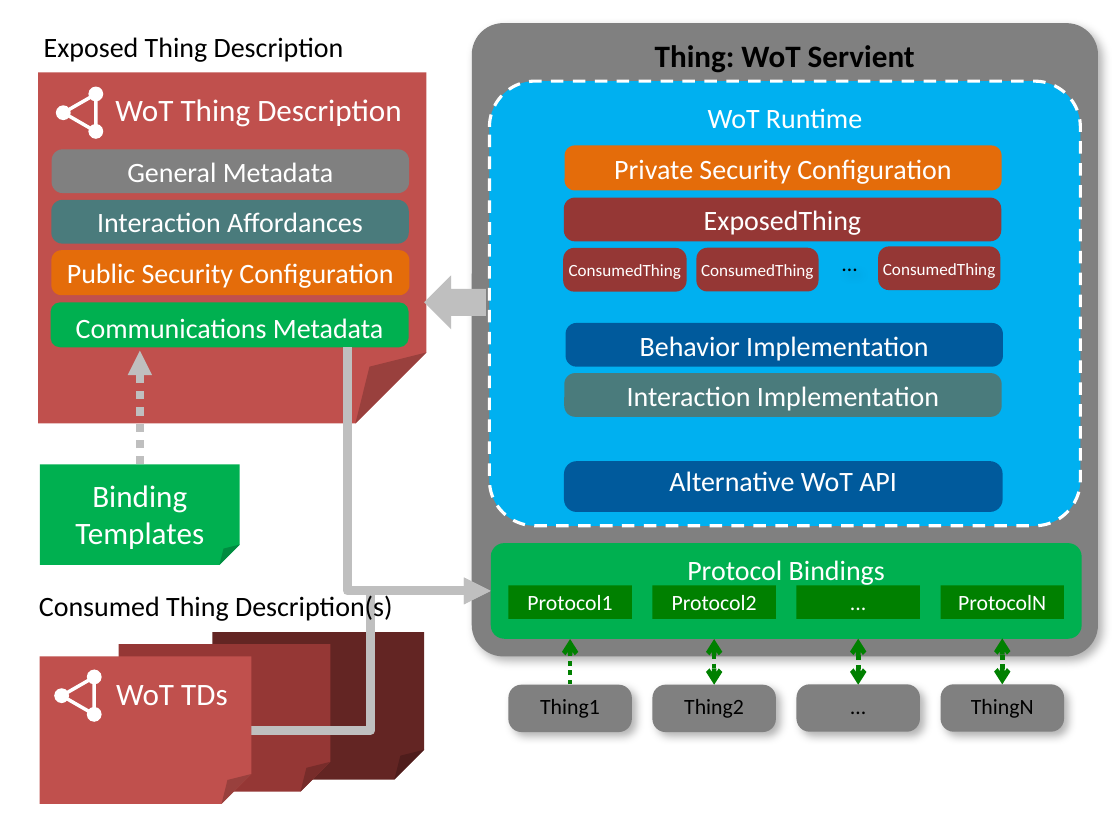
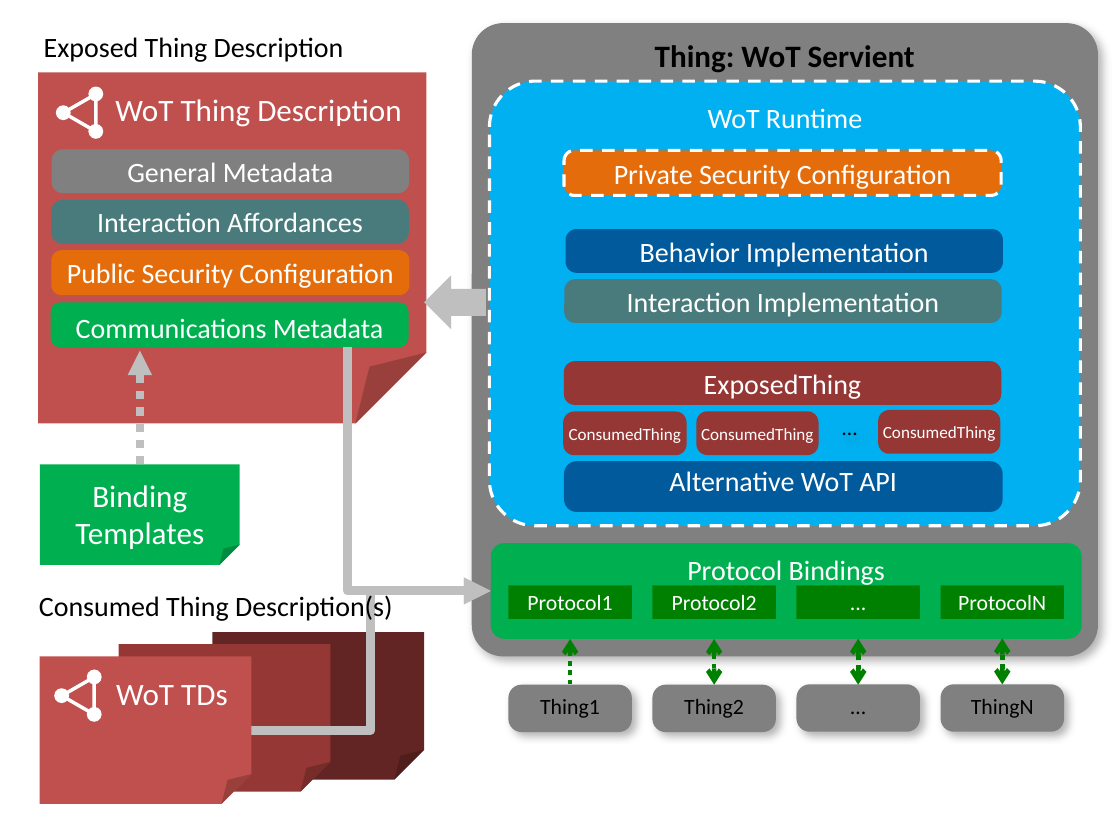
Before and after one commit to w3c/wot-architecture, a slide deck: slide 7 of images/wot-architecture-figures-new.pptx (slide 5 before the commit). Drawn at 1120x840 pixels with LibreOffice and Linux fonts; fonts in the diff are those of the drawing. Boxes give left, top, right and bottom in pixels: in the first picture for what was removed or moved away, otherwise in the second. Text is boxed around its words. In the diff, an @@ line names an element or a change of style, - is before the commit and + after.

```diff
--- a/images/wot-architecture-figures-new.pptx
+++ b/images/wot-architecture-figures-new.pptx
@@ rounded rectangle "Private Security Configuration": place and size @@
-rounded rectangle "Private Security Configuration" at [564,146,1001,190]
+rounded rectangle "Private Security Configuration" at [564,150,1001,195]
@@ rounded rectangle "Private Security Configuration" at [564,150,1001,195]: outline none to #FFFFFF 2 pt dashed @@
@@ rounded rectangle "Behavior Implementation": place and size @@
-rounded rectangle "Behavior Implementation" at [566,323,1004,366]
+rounded rectangle "Behavior Implementation" at [566,230,1004,273]
@@ rounded rectangle "Interaction Implementation": place and size @@
-rounded rectangle "Interaction Implementation" at [564,373,1002,417]
+rounded rectangle "Interaction Implementation" at [564,279,1002,323]
@@ 4 rounded rectangles, 1 text: place and size @@
-4 rounded rectangles, 1 text at [563,197,1001,291]
+4 rounded rectangles, 1 text at [563,362,1001,455]
```
Also in this commit, not shown: 2 other slides changed, 2 slides added, 4 other files.
